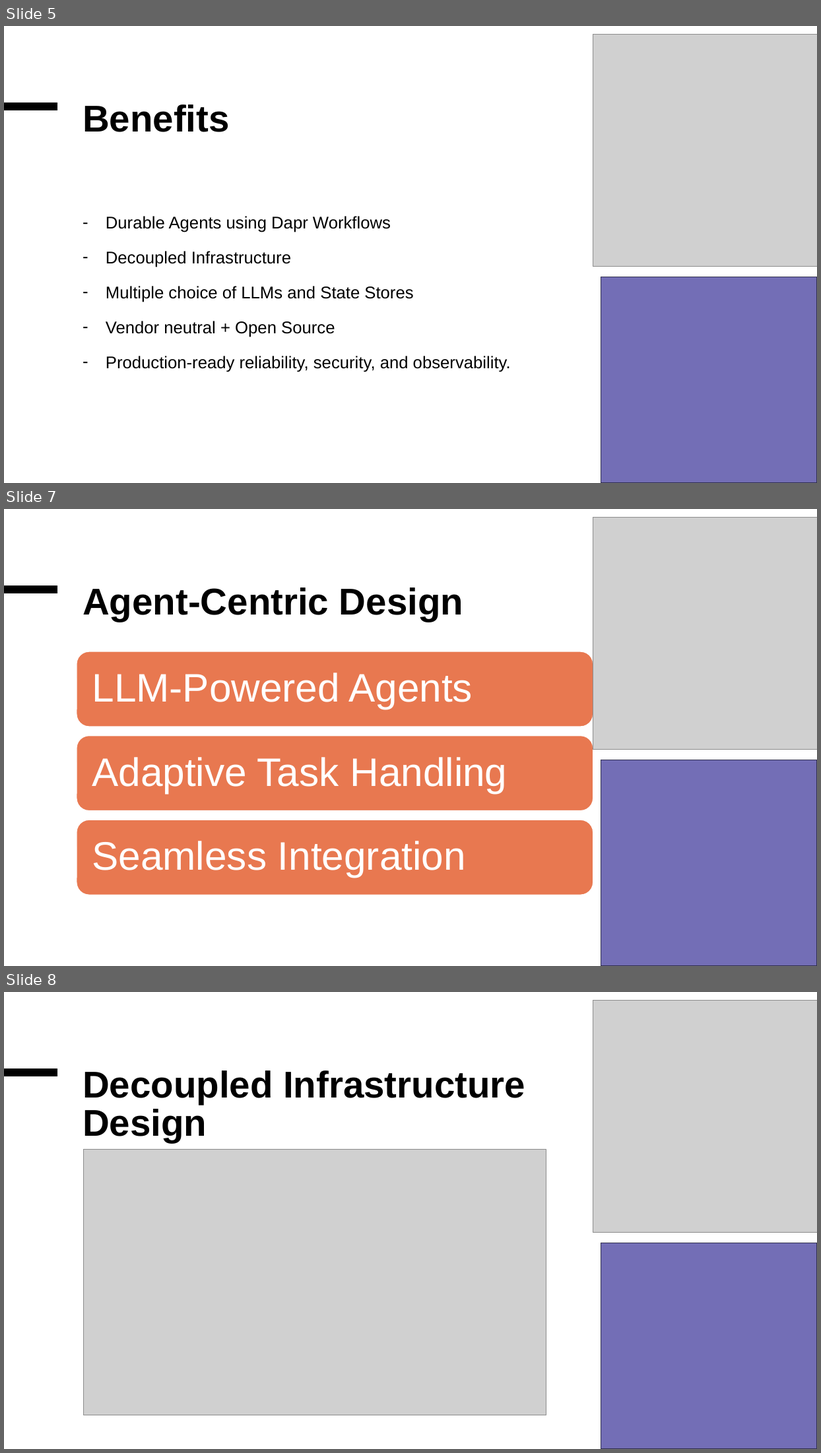
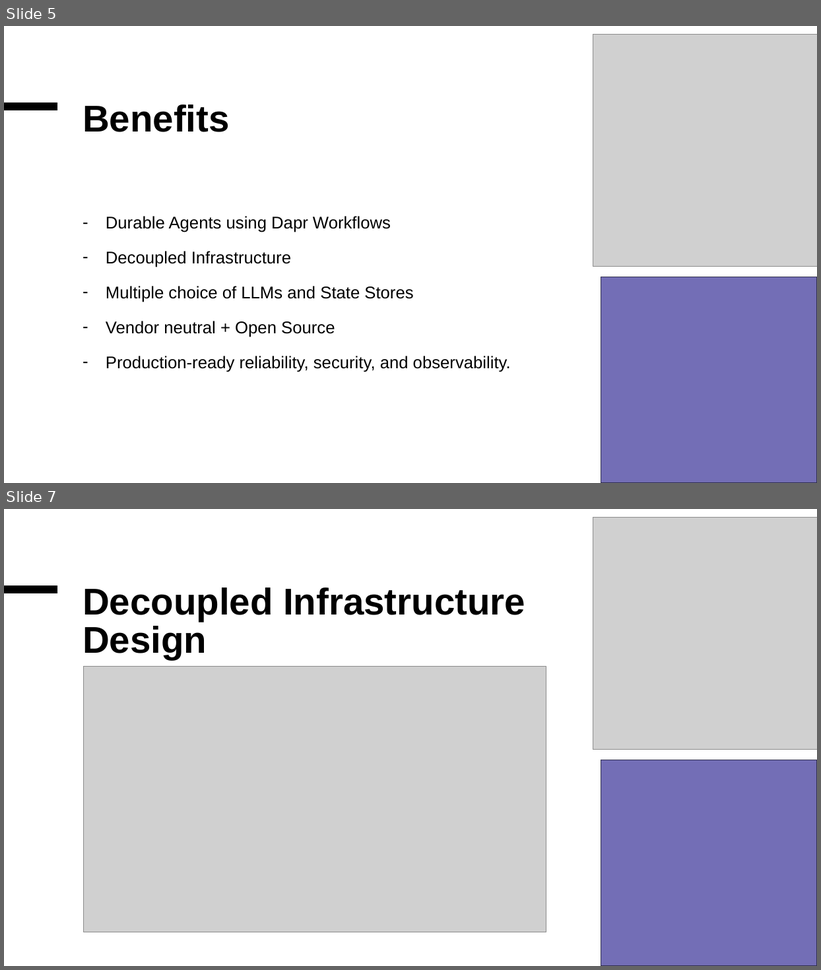
Before and after one commit to willvelida/learn-dapr-agents, a slide deck: slide-decks/dapr-agents-basics.pptx. Shown one above the other, each under a label of ours: slides 5, 7 and 8 before the commit, slides 5 and 7 after it; the slides between them are not shown. The pictures are 821x1453 and 821x970 pixels, drawn with LibreOffice and Linux fonts; fonts in the diff are those of the drawing; grey boxes stand for pictures. Boxes give left, top, right and bottom in pixels: in the first picture for what was removed or moved away, otherwise in the second. Text is boxed around its words. In the diff, an @@ line names an element or a change of style, - is before the commit and + after.

Commit message:
Final transcript for basic agents demo

```diff
--- a/slide-decks/dapr-agents-basics.pptx
+++ b/slide-decks/dapr-agents-basics.pptx
@@ slide 7 removed at (4,509,817,966), background #FFFFFF; not listed: 1 template element that a slide beside it also shows @@
@@ picture removed at (593,518,817,749) @@
@@ title removed at (83,588,463,622) @@
-Agent-Centric Design
@@ rectangle removed at (601,760,817,966) @@
@@ group removed at (77,652,593,895): 3 rounded rectangles, 3 texts @@
-LLM-Powered Agents
-Adaptive Task Handling
-Seamless Integration
@@ what was slide 8 is now slide 7 @@
```
Also in this commit, not shown: 2 slides changed.
